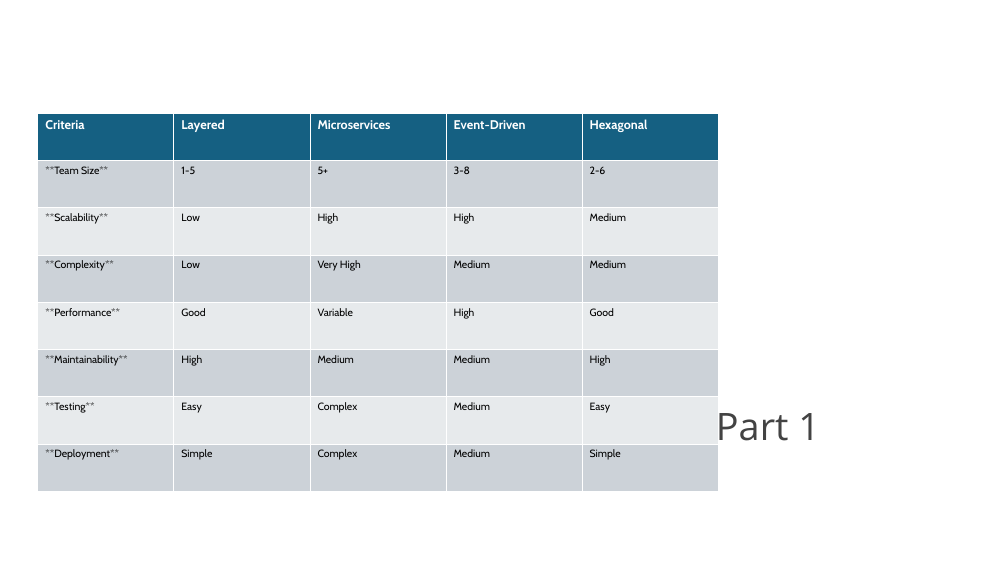
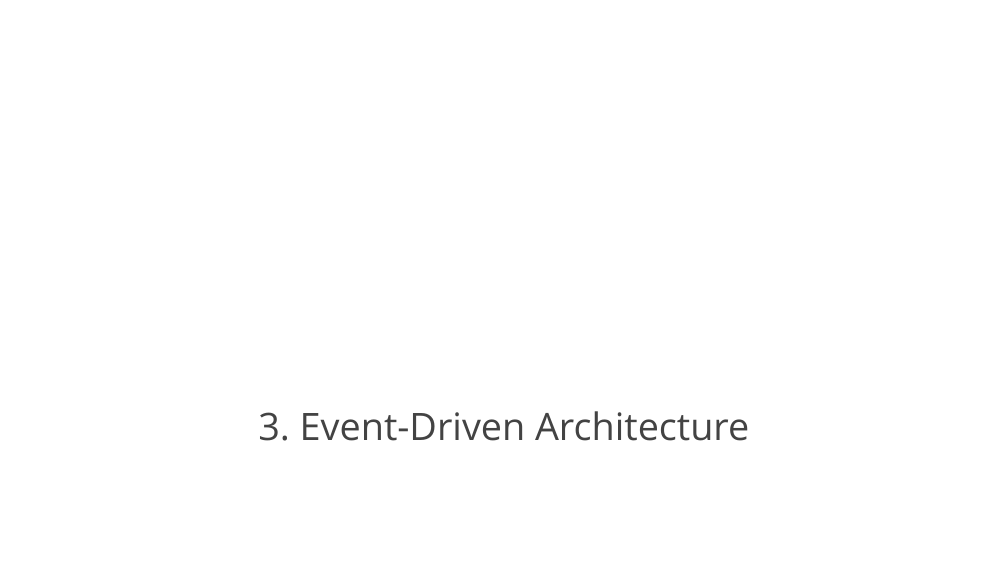
Before and after one commit to vanillacore-net/september-2025-telekom-training, a slide deck: slide 11 of presentations/powerpoint/arch-patterns-part1.pptx (slide 19 before the commit). Drawn at 1008x567 pixels with LibreOffice and Linux fonts; fonts in the diff are those of the drawing; background and template pictures are left out. Boxes give left, top, right and bottom in pixels: in the first picture for what was removed or moved away, otherwise in the second. Text is boxed around its words. In the diff, an @@ line names an element or a change of style, - is before the commit and + after.

```diff
--- a/presentations/powerpoint/arch-patterns-part1.pptx
+++ b/presentations/powerpoint/arch-patterns-part1.pptx
@@ table removed at (38, 113, 718, 492), 8 rows, 5 columns @@
-Criteria | Layered | Microservices | Event-Driven | Hexagonal
-**Team Size** | 1-5 | 5+ | 3-8 | 2-6
-**Scalability** | Low | High | High | Medium
-**Complexity** | Low | Very High | Medium | Medium
-**Performance** | Good | Variable | High | Good
-**Maintainability** | High | Medium | Medium | High
-**Testing** | Easy | Complex | Medium | Easy
-**Deployment** | Simple | Complex | Medium | Simple
@@ title at (258, 411, 749, 441): text changed @@
-Architecture Decision Matrix - Part 1
+3. Event-Driven Architecture
```
Also in this commit, not shown: 10 other slides changed, 4 slides added, 10 slides removed, 8 other files.
